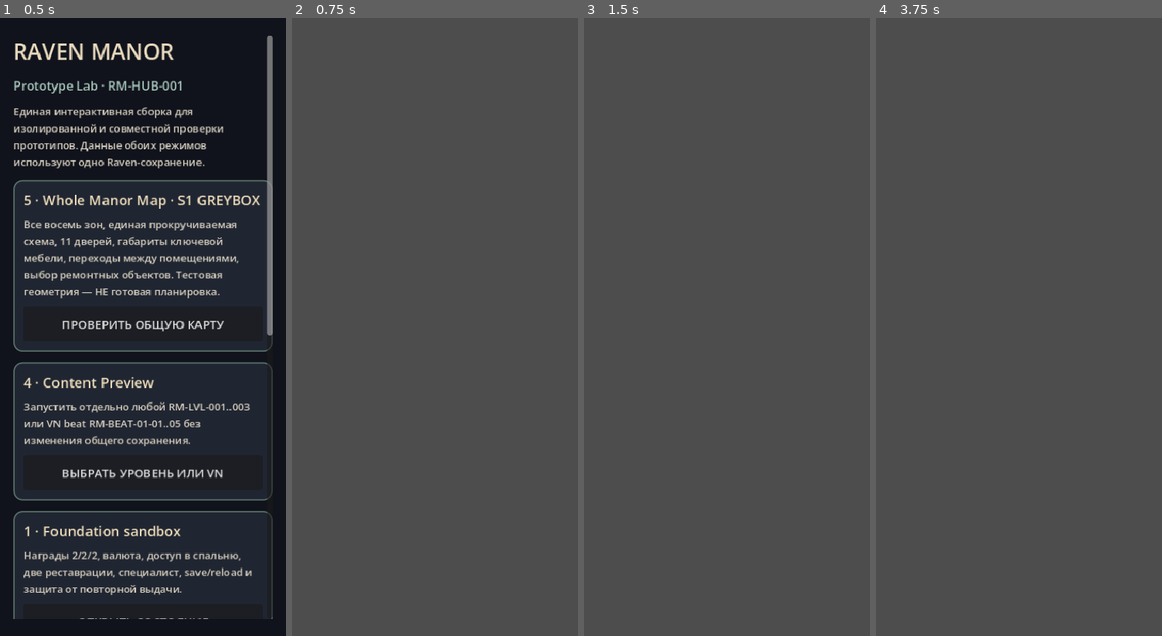
Above: before the commit, frames 1-4 (left to right).
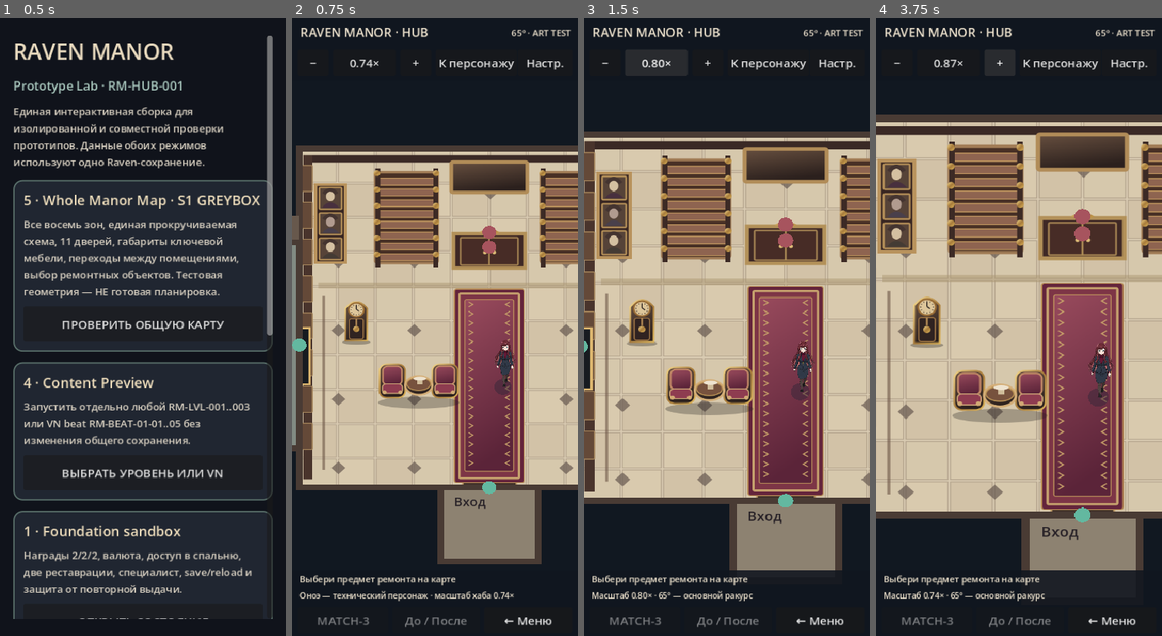
Above: after the commit, the same moments.

Repository: bezdredoff/RavenManor-Godot
Game: Godot game, scene res://scenes/raven/prototype_launcher.tscn
Two runs of this game, one before a commit and one after it. Both use one fixed random seed, a clock stepped at 60 frames per second and the inputs below.
Inputs (mouse positions are in pixels of both pictures, inside the frame that each line leads up to):
- Up to frame 1 (0.5 s): no input
- Up to frame 2 (0.75 s): click "ПРОВЕРИТЬ ОБЩУЮ КАРТУ" at 0.5 s
- Up to frame 3 (1.5 s): click (655, 61) at 1.25 s, where only the run after the commit has a clickable "0.74×"
- Up to frame 4 (3.75 s): click (947, 61) at 2 s, where only the run after the commit has a clickable "0.80×"; click (947, 61) at 2.75 s, where only the run after the commit has a clickable "0.68×"; click (998, 61) at 3.5 s, where only the run after the commit has a clickable "+"

Frame 1 is identical in both runs. In frame 2, 98% of the frame differs, in the area x 0-100%, y 0-100%; in frame 3, 98%; in frame 4, 99%.
Error before the commit: Parse Error: Identifier "zoom_preset_button" not declared in the current scope. (res://scripts/raven/season1_map_greybox.gd:179)

Commit message:
Collapse mobile hub HUD into responsive top/footer controls with optional debug panel

Diff:
--- a/scripts/raven/season1_map_greybox.gd
+++ b/scripts/raven/season1_map_greybox.gd
@@ -53,6 +53,18 @@
 var camera_button: Button
 var art_button: Button
 var bounds_button: Button
+var zoom_preset_button: Button
+var recenter_button: Button
+var zoom_minus_button: Button
+var zoom_plus_button: Button
+var debug_toggle_button: Button
+var safe_button: Button
+var overview_button: Button
+var back_button: Button
+var title_label: Label
+var angle_label: Label
+var debug_panel: Panel
+var show_safe_viewport := false
 
 func _ready() -> void:
 	set_anchors_and_offsets_preset(PRESET_FULL_RECT)
@@ -68,43 +80,168 @@
 	queue_redraw()
 
 func _make_ui() -> void:
+	# Full-screen world, compact translucent HUD. Technical controls are collapsed by default.
 	var header := ColorRect.new()
-	header.color = Color("151b22")
+	header.color = Color(0.065, 0.085, 0.12, 0.87)
 	header.set_anchors_and_offsets_preset(PRESET_TOP_WIDE)
 	header.offset_bottom = TOP_UI_HEIGHT
 	header.mouse_filter = MOUSE_FILTER_IGNORE
+	header.z_index = 10
 	add_child(header)
-	var title := _label("RAVEN MANOR · S1 MAP + ONOE", 17)
-	title.position = Vector2(12, 7); title.size = Vector2(365, 24); add_child(title)
-	var help := _label("Свайп — карта · предмет — маршрут · −/+ — масштаб", 11)
-	help.position = Vector2(12, 33); help.size = Vector2(365, 24); add_child(help)
-	toggle_button = _button("ТЕСТ: ВСЕ ПРОХОДЫ", Vector2(8, 64), Vector2(165, 32), _toggle_explore)
-	_button("К персонажу", Vector2(181, 64), Vector2(92, 32), _recenter)
-	_button("−", Vector2(283, 64), Vector2(41, 32), _zoom_out)
-	_button("+", Vector2(330, 64), Vector2(41, 32), _zoom_in)
-	camera_button = _button("Камера: 55°", Vector2(8, 101), Vector2(122, 31), _cycle_camera)
-	art_button = _button("Арт: ВКЛ", Vector2(135, 101), Vector2(111, 31), _toggle_art)
-	bounds_button = _button("Габариты: СКР", Vector2(250, 101), Vector2(121, 31), _toggle_bounds)
 	var footer := ColorRect.new()
-	footer.color = Color("151b22")
-	footer.anchor_top = 1.0; footer.anchor_bottom = 1.0
-	footer.offset_top = -BOTTOM_UI_HEIGHT; footer.offset_bottom = 0
-	footer.anchor_right = 1.0; footer.mouse_filter = MOUSE_FILTER_IGNORE; add_child(footer)
-	selected_label = _label("Выбери крупную мебель или ремонтный объект", 12)
-	selected_label.anchor_top = 1.0; selected_label.anchor_bottom = 1.0
-	selected_label.position = Vector2(10, -106); selected_label.size = Vector2(365, 28); add_child(selected_label)
-	status_label = _label("Оноэ — технический placeholder; путь только по свободному полу", 11)
-	status_label.anchor_top = 1.0; status_label.anchor_bottom = 1.0
-	status_label.position = Vector2(10, -75); status_label.size = Vector2(365, 29); add_child(status_label)
-	action_button = _button("MATCH-3", Vector2(10, 0), Vector2(116, 36), _open_preview)
-	action_button.anchor_top = 1.0; action_button.anchor_bottom = 1.0
-	action_button.position.y = -43; action_button.disabled = true
-	repair_button = _button("До / После", Vector2(135, 0), Vector2(112, 36), _toggle_repair)
-	repair_button.anchor_top = 1.0; repair_button.anchor_bottom = 1.0
-	repair_button.position.y = -43; repair_button.disabled = true
-	var back := _button("← Меню", Vector2(256, 0), Vector2(116, 36),
+	footer.color = Color(0.065, 0.085, 0.12, 0.89)
+	footer.anchor_top = 1.0
+	footer.anchor_bottom = 1.0
+	footer.offset_top = -BOTTOM_UI_HEIGHT
+	footer.offset_bottom = 0
+	footer.anchor_right = 1.0
+	footer.mouse_filter = MOUSE_FILTER_IGNORE
+	footer.z_index = 10
+	add_child(footer)
+	title_label = _label("RAVEN MANOR · HUB", 17)
+	title_label.z_index = 11
+	add_child(title_label)
+	angle_label = _label("65° · ART TEST", 12)
+	angle_label.horizontal_alignment = HORIZONTAL_ALIGNMENT_RIGHT
+	angle_label.z_index = 11
+	add_child(angle_label)
+	zoom_minus_button = _button("−", Vector2.ZERO, Vector2(42, 36), _zoom_out)
+	zoom_preset_button = _button("0.74×", Vector2.ZERO, Vector2(80, 36), _cycle_zoom_preset)
+	zoom_plus_button = _button("+", Vector2.ZERO, Vector2(42, 36), _zoom_in)
+	recenter_button = _button("К персонажу", Vector2.ZERO, Vector2(100, 36), _recenter)
+	debug_toggle_button = _button("Настр.", Vector2.ZERO, Vector2(76, 36), _toggle_debug)
+	selected_label = _label("Выбери предмет ремонта на карте", 12)
+	selected_label.z_index = 11
+	add_child(selected_label)
+	status_label = _label("Оноэ — технический персонаж · масштаб хаба 0.74×", 11)
+	status_label.z_index = 11
+	add_child(status_label)
+	action_button = _button("MATCH-3", Vector2.ZERO, Vector2(108, 35), _open_preview)
+	action_button.disabled = true
+	repair_button = _button("До / После", Vector2.ZERO, Vector2(108, 35), _toggle_repair)
+	repair_button.disabled = true
+	back_button = _button("← Меню", Vector2.ZERO, Vector2(108, 35),
 		func(): get_tree().change_scene_to_file("res://scenes/raven/prototype_launcher.tscn"))
-	back.anchor_top = 1.0; back.anchor_bottom = 1.0; back.position.y = -43
+	debug_panel = Panel.new()
+	var style := StyleBoxFlat.new()
+	style.bg_color = Color(0.10, 0.13, 0.17, 0.96)
+	style.border_color = Color("776f60")
+	style.set_border_width_all(1)
+	style.set_corner_radius_all(9)
+	debug_panel.add_theme_stylebox_override("panel", style)
+	debug_panel.mouse_filter = MOUSE_FILTER_STOP
+	debug_panel.z_index = 14
+	add_child(debug_panel)
+	toggle_button = _button("ТЕСТ: ВСЕ ПРОХОДЫ", Vector2.ZERO, Vector2(150, 36), _toggle_explore, debug_panel)
+	camera_button = _button("Камера: 65°", Vector2.ZERO, Vector2(110, 36), _cycle_camera, debug_panel)
+	art_button = _button("Арт: ВКЛ", Vector2.ZERO, Vector2(88, 36), _toggle_art, debug_panel)
+	bounds_button = _button("Габариты: СКР", Vector2.ZERO, Vector2(110, 36), _toggle_bounds, debug_panel)
+	safe_button = _button("Safe area: ВЫКЛ", Vector2.ZERO, Vector2(110, 36), _toggle_safe_viewport, debug_panel)
+	overview_button = _button("Обзор этажа", Vector2.ZERO, Vector2(110, 36), _overview, debug_panel)
+	debug_panel.visible = false
+	resized.connect(_layout_hud)
+	_layout_hud()
+
+
+func _layout_hud() -> void:
+	if not is_instance_valid(zoom_minus_button):
+		return
+	var margin := 8.0
+	var usable_width := maxf(240.0, size.x - 2.0 * margin)
+	title_label.position = Vector2(margin + 3.0, 7.0)
+	title_label.size = Vector2(maxf(130.0, size.x - 158.0), 28.0)
+	angle_label.position = Vector2(size.x - 150.0, 12.0)
+	angle_label.size = Vector2(140.0, 24.0)
+	var gap := 6.0
+	var small_width := 42.0
+	var remaining := usable_width - 2.0 * small_width - 4.0 * gap
+	var recenter_width := clampf(remaining * 0.40, 78.0, 106.0)
+	var debug_width := clampf(remaining * 0.28, 66.0, 82.0)
+	var preset_width := remaining - recenter_width - debug_width
+	var x := margin
+	for button in [zoom_minus_button, zoom_preset_button, zoom_plus_button, recenter_button, debug_toggle_button]:
+		var button_width := small_width
+		if button == zoom_preset_button:
+			button_width = preset_width
+		elif button == recenter_button:
+			button_width = recenter_width
+		elif button == debug_toggle_button:
+			button_width = debug_width
+		button.position = Vector2(x, 43.0)
+		button.size = Vector2(button_width, 36.0)
+		x += button_width + gap
+	var foot := size.y - BOTTOM_UI_HEIGHT
+	selected_label.position = Vector2(margin + 2.0, foot + 4.0)
+	selected_label.size = Vector2(usable_width - 4.0, 22.0)
+	status_label.position = Vector2(margin + 2.0, foot + 27.0)
+	status_label.size = Vector2(usable_width - 4.0, 19.0)
+	var footer_space := usable_width - 2.0 * gap
+	var match_width := floorf(footer_space * 0.34)
+	var repair_width := floorf(footer_space * 0.33)
+	action_button.position = Vector2(margin, size.y - 39.0)
+	action_button.size = Vector2(match_width, 35.0)
+	repair_button.position = Vector2(margin + match_width + gap, size.y - 39.0)
+	repair_button.size = Vector2(repair_width, 35.0)
+	back_button.position = Vector2(margin + match_width + repair_width + 2.0 * gap, size.y - 39.0)
+	back_button.size = Vector2(footer_space - match_width - repair_width, 35.0)
+	debug_panel.position = Vector2(margin, TOP_UI_HEIGHT + 5.0)
+	debug_panel.size = Vector2(usable_width, 102.0)
+	var panel_row_width := debug_panel.size.x - 18.0 - 2.0 * gap
+	toggle_button.position = Vector2(9, 9)
+	toggle_button.size = Vector2(panel_row_width * 0.50, 36)
+	art_button.position = Vector2(9 + panel_row_width * 0.50 + gap, 9)
+	art_button.size = Vector2(panel_row_width * 0.24, 36)
+	bounds_button.position = Vector2(9 + panel_row_width * 0.74 + 2.0 * gap, 9)
+	bounds_button.size = Vector2(panel_row_width * 0.26, 36)
+	camera_button.position = Vector2(9, 53)
+	camera_button.size = Vector2(panel_row_width * 0.33, 36)
+	safe_button.position = Vector2(9 + panel_row_width * 0.33 + gap, 53)
+	safe_button.size = Vector2(panel_row_width * 0.37, 36)
+	overview_button.position = Vector2(9 + panel_row_width * 0.70 + 2.0 * gap, 53)
+	overview_button.size = Vector2(panel_row_width * 0.30, 36)
+	queue_redraw()
+
+
+func _safe_viewport_rect(for_size: Vector2) -> Rect2:
+	return Rect2(Vector2(8, TOP_UI_HEIGHT + 4.0),
+		Vector2(maxf(1, for_size.x - 16.0),
+			maxf(1, for_size.y - TOP_UI_HEIGHT - BOTTOM_UI_HEIGHT - 8.0)))
+
+
+func _viewport_midpoint(for_size: Vector2) -> Vector2:
+	return _safe_viewport_rect(for_size).get_center()
+
+
+func _toggle_debug() -> void:
+	debug_panel.visible = not debug_panel.visible
+	debug_toggle_button.text = "Скрыть" if debug_panel.visible else "Настр."
+
+
+func _toggle_safe_viewport() -> void:
+	show_safe_viewport = not show_safe_viewport
+	safe_button.text = "Safe area: ВКЛ" if show_safe_viewport else "Safe area: ВЫКЛ"
+	queue_redraw()
+
+
+func _overview() -> void:
+	center = Vector2(1080, 1120)
+	follow_actor = false
+	_set_zoom(0.17)
+	debug_panel.visible = false
+	debug_toggle_button.text = "Настр."
+
+
+func _cycle_zoom_preset() -> void:
+	var closest := 0
+	var closest_delta := INF
+	for i in range(ZOOM_PRESETS.size()):
+		var delta := absf(zoom - float(ZOOM_PRESETS[i]))
+		if delta < closest_delta:
+			closest = i
+			closest_delta = delta
+	_set_zoom(float(ZOOM_PRESETS[(closest + 1) % ZOOM_PRESETS.size()]))
+	status_label.text = "Масштаб %.2f× · 65° — основной ракурс" % zoom
+
 
 func _label(t: String, font_size: int) -> Label:
 	var l := Label.new(); l.text = t
@@ -113,11 +250,19 @@
 	l.mouse_filter = MOUSE_FILTER_IGNORE
 	return l
 
-func _button(t: String, pos: Vector2, dims: Vector2, callback: Callable) -> Button:
-	var b := Button.new()
-	b.text = t; b.position = pos; b.size = dims
-	b.pressed.connect(callback); add_child(b)
-	return b
+func _button(t: String, pos: Vector2, dims: Vector2, callback: Callable, target_parent: Control = null) -> Button:
+	var button := Button.new()
+	button.text = t
+	button.position = pos
+	button.size = dims
+	button.z_index = 15
+	button.pressed.connect(callback)
+	if target_parent == null:
+		add_child(button)
+	else:
+		target_parent.add_child(button)
+	return button
+
 
 func _make_onoe() -> void:
 	var frames := SpriteFrames.new()
